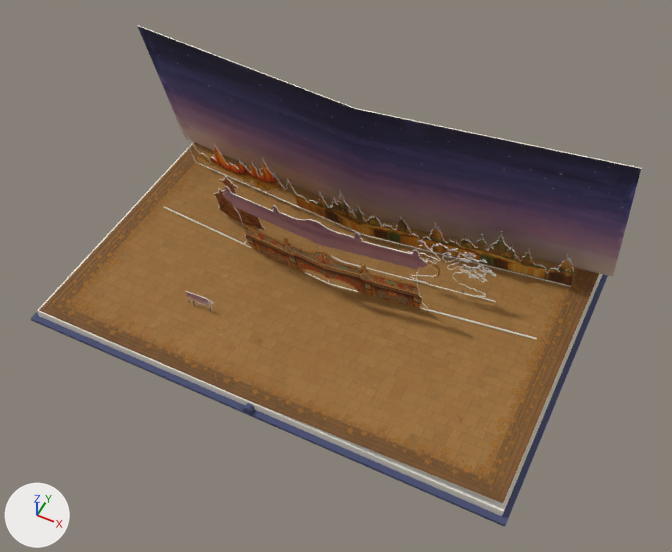
The glTF model live/firebird-s08/exit.glb as it was, and as the next commit left it.
Before and after are seen from a 50 mm camera at (1.18, -2.31, 2.94) aimed at (0.09, -0.13, 0.22). Lighting does not change. The marker at lower left points along +X, +Y and +Z. The older version comes first. Where no turn or scale is listed for an object, it has been applied to the vertices. Vertices at exactly the same position are counted once.

The first picture shows 'block-1', 'block1', 'cover-1', 'cover1', 'far-terem-domes-1_1', 'far-terem-domes1_1', 'leaf-page', 'orchard-bough-r1_1', 'palace-steps-l-1', 'rleaf-page', 'sky-palace-predawn-1_1', 'sky-palace-predawn1_1', 'terem-porch-arch-1_1', 'terem-porch-arch1_1' and 3 more.
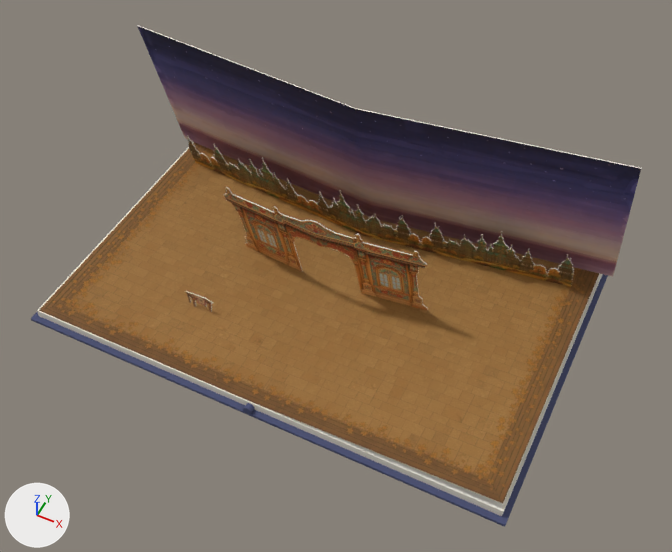
What changed in the scene script:
```text
Change me_far_terem_domes1:
    where me_far_terem_domes1.from_pydata(...)  # 853 vertices, 1702 faces; spans x -0.005..0.916, y -0.058..0.084, z 0.0..0.314
    used by ob_far_terem_domes1_1; location = (0.0, 0.315, 0.002)
    me_far_terem_domes1 part 1: texture (UV) coordinates of 848 of 1702 faces, centred in x -0.005..0.908, y -0.057..0.068, z 0.036..0.309, changed; they spanned u 0.36..0.71, v 0.02..0.14 and now span u 0.6..0.94, v 0.05..0.19
Change me_far_terem_domes_1:
    where me_far_terem_domes_1.from_pydata(...)  # 816 vertices, 1624 faces; spans x -0.919..0.0, y -0.064..0.084, z 0.0..0.288
    used by ob_far_terem_domes_1_1; location = (0.0, 0.315, 0.002)
    me_far_terem_domes_1 part 2: texture (UV) coordinates of 806 of 1624 faces, centred in x -0.913..-0.004, y -0.063..0.067, z 0.015..0.282, changed; they spanned u 0.02..0.36, v 0.02..0.14 and now span u 0.25..0.6, v 0.05..0.19
Change me_sky_palace_predawn1:
    where me_sky_palace_predawn1.from_pydata(...)  # 10 vertices, 16 faces; spans x -0.016..1.055, y -0.181..0.096, z 0.0..0.781
    used by ob_sky_palace_predawn1_1; location = (0.0, 0.43, 0.002)
    me_sky_palace_predawn1 part 3: texture (UV) coordinates of 6 of 16 faces, centred in x 0.338..0.698, y -0.12..0.005, z 0.275..0.629, changed; they spanned u 0.48..0.94, v 0.62..0.98 and now span u 0.48..0.94, v 0.54..0.97
Change me_sky_palace_predawn_1:
    where me_sky_palace_predawn_1.from_pydata(...)  # 10 vertices, 16 faces; spans x -1.072..0.0, y -0.181..0.096, z 0.0..0.736
    used by ob_sky_palace_predawn_1_1; location = (0.0, 0.43, 0.002)
    me_sky_palace_predawn_1 part 4: texture (UV) coordinates of 6 of 16 faces, centred in x -0.715..-0.354, y -0.06..0.005, z 0.123..0.491, changed; they spanned u 0.02..0.48, v 0.62..0.98 and now span u 0.02..0.48, v 0.54..0.97
Change me_terem_porch_arch1:
    used by ob_terem_porch_arch1_1; location = (0.0, -0.008, 0.002)
    remove me_terem_porch_arch1.from_pydata(...)  # 134 vertices, 264 faces; spans x -0.011..0.875, y -0.117..0.08, z 0.001..0.477
    add me_terem_porch_arch1.from_pydata(...)  # 80 vertices, 156 faces; spans x -0.011..0.435, y -0.116..0.041, z 0.006..0.472
    me_terem_porch_arch1 part 5: 134 vertices removed from x -0.011..0.875, y -0.117..0.08, z 0.001..0.477; 80 vertices added at x -0.011..0.435, y -0.116..0.041, z 0.006..0.472
Change me_terem_porch_arch_1:
    used by ob_terem_porch_arch_1_1; location = (0.0, -0.008, 0.002)
    remove me_terem_porch_arch_1.from_pydata(...)  # 144 vertices, 284 faces; spans x -0.877..0.0, y -0.117..0.08, z 0.001..0.476
    add me_terem_porch_arch_1.from_pydata(...)  # 70 vertices, 136 faces; spans x -0.452..-0.006, y -0.116..0.041, z 0.0..0.471
    me_terem_porch_arch_1 part 6: the whole mesh is rebuilt
Remove ob_orchard_bough_r1_1:
    ob_orchard_bough_r1_1 = bpy.data.objects.new('orchard-bough-r1_1', me_orchard_bough_r1)
    ob_orchard_bough_r1_1.location = (0.0, 0.13, 0.002)
Remove ob_palace_steps_l_1:
    ob_palace_steps_l_1 = bpy.data.objects.new('palace-steps-l-1', me_palace_steps_l_1)
    ob_palace_steps_l_1.location = (0.0, 0.09, 0.002)
```

Pixel boxes (x1, y1, x2, y2) of what changed, in the pictures (672 x 552 px):
'terem-porch-arch1_1', reshaped (48% narrower, 25% shorter): before (312, 220, 537, 339); after (312, 221, 428, 310)
'terem-porch-arch-1_1', reshaped (42% narrower, 13% shorter): before (164, 186, 330, 284); after (223, 187, 319, 272)
'orchard-bough-r1_1', deleted: before (344, 240, 496, 302)
'palace-steps-l-1', deleted (brown): before (213, 176, 265, 230)
    faces in mat_art_firebird_terem_courtyard_palace_steps_l_wing: (214, 177, 264, 230)
part 1 of me_far_terem_domes1, surface changed: (357, 205, 574, 285) in both
part 2 of me_far_terem_domes_1, surface changed: before (190, 144, 362, 233); after (187, 136, 362, 235)
part 3 of me_sky_palace_predawn1, surface changed: (359, 130, 639, 277) in both
part 4 of me_sky_palace_predawn_1, surface changed: (150, 50, 373, 217) in both
